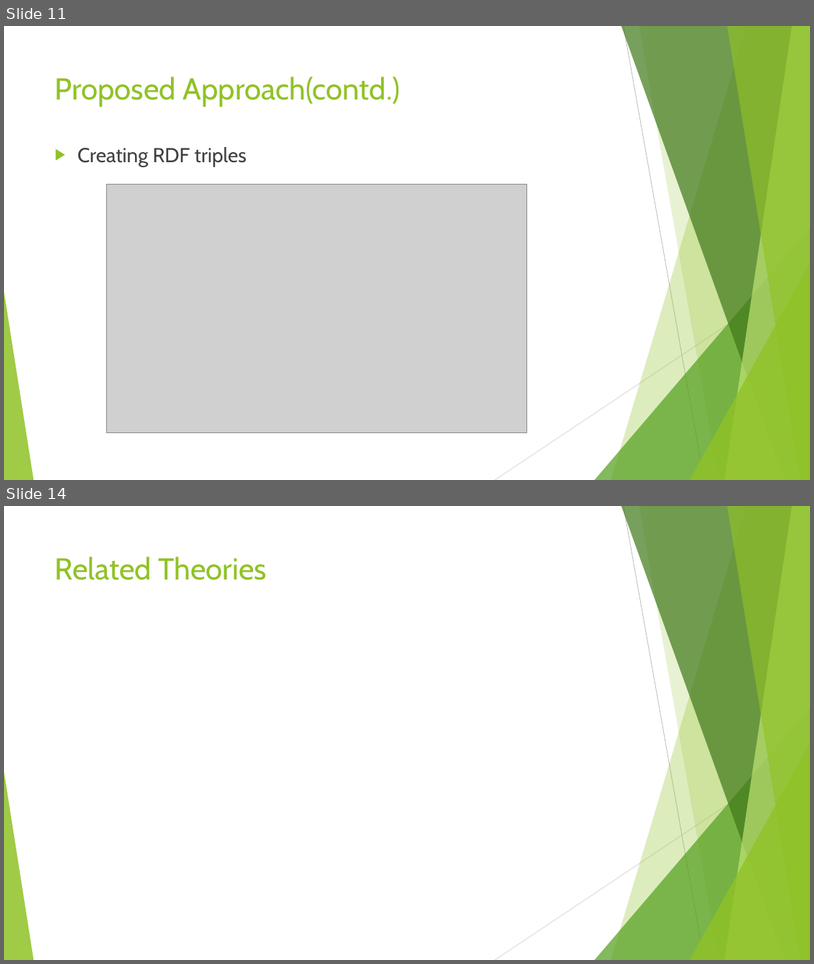
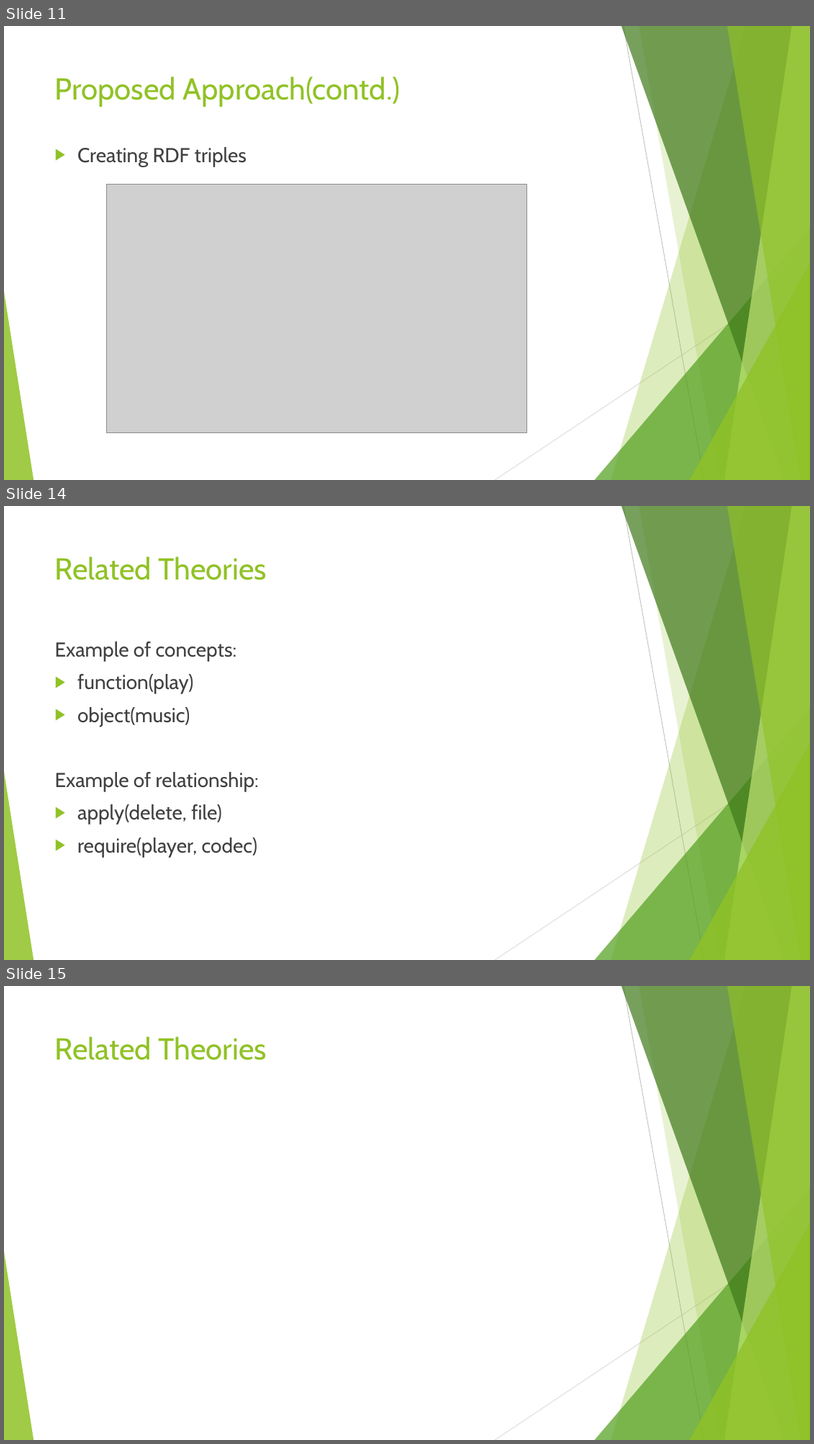
Before and after one commit to Waqar-107/CSE-400-Thesis, a slide deck: Thesis Slide.pptx. Shown one above the other, each under a label of ours: slides 11 and 14 before the commit, slides 11, 14 and 15 after it; the slides between them are not shown. The pictures are 814x964 and 814x1444 pixels, drawn with LibreOffice and Linux fonts; fonts in the diff are those of the drawing; grey boxes stand for pictures. Boxes give left, top, right and bottom in pixels: in the first picture for what was removed or moved away, otherwise in the second. Text is boxed around its words. In the diff, an @@ line names an element or a change of style, - is before the commit and + after.

```diff
--- a/Thesis Slide.pptx
+++ b/Thesis Slide.pptx
@@ slide 14 added at box(4, 506, 810, 960), background #FFFFFF; not listed: 10 template elements that a slide beside it also shows @@
@@ title added at box(55, 556, 267, 580), 36 pt, text #90C226 @@
+Related Theories
@@ text added at box(55, 641, 259, 857), 24 pt, text #404040 @@
+Example of concepts:
+▶ function(play)
+▶ object(music)
+Example of relationship:
+▶ apply(delete, file)
+▶ require(player, codec)
@@ what was slide 14 is now slide 15 @@
```
Also in this commit, not shown: 5 slides changed, 4 other slides added, 7 other files.
